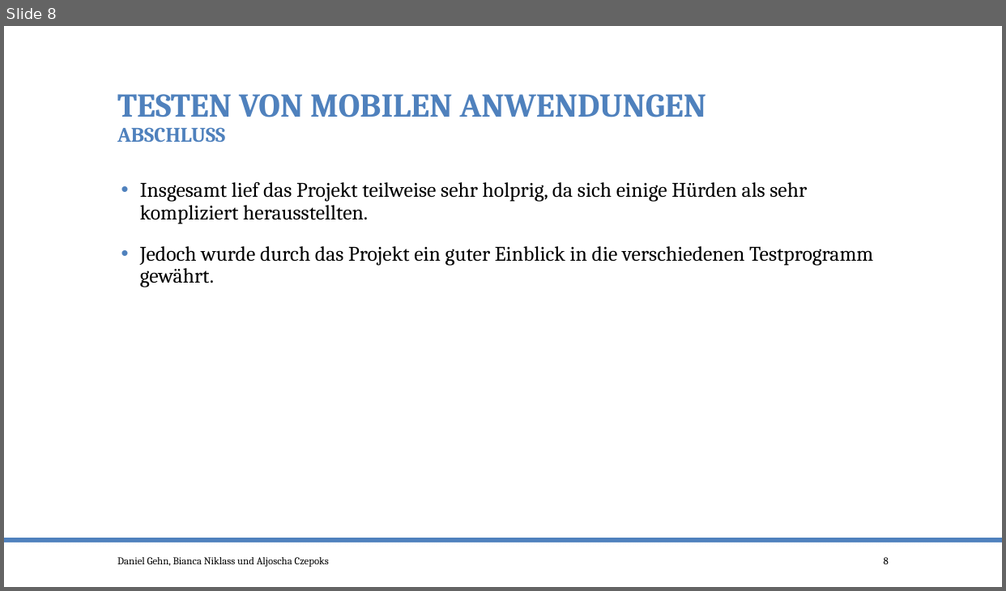
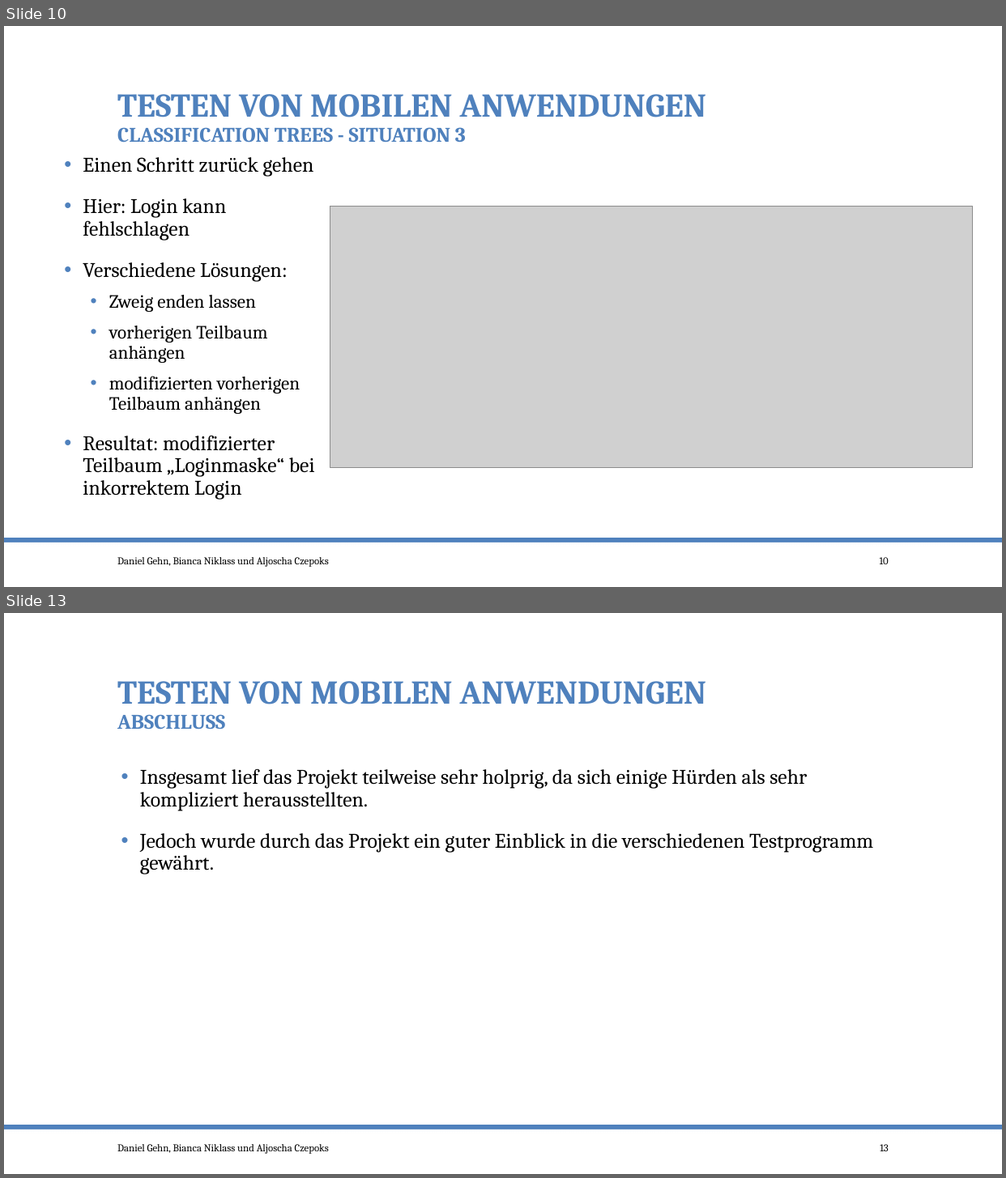
Before and after one commit to po-test-ws-2015/test-cycle, a slide deck: TestenMileStone3.pptx. Shown one above the other, each under a label of ours: slide 8 before the commit, slides 10 and 13 after it; the slides between them are not shown. The pictures are 1006x591 and 1006x1178 pixels, drawn with LibreOffice and Linux fonts; fonts in the diff are those of the drawing; grey boxes stand for pictures. Boxes give left, top, right and bottom in pixels: in the first picture for what was removed or moved away, otherwise in the second. Text is boxed around its words. In the diff, an @@ line names an element or a change of style, - is before the commit and + after.

```diff
--- a/TestenMileStone3.pptx
+++ b/TestenMileStone3.pptx
@@ slide 10 added at bbox=[4, 26, 1002, 587], background #FFFFFF; not listed: 2 template elements that a slide beside it also shows @@
@@ title added at bbox=[117, 94, 706, 143], 20 pt, text #4F81BD, bold @@
+TESTEN VON MOBILEN ANWENDUNGEN
+CLASSIFICATION TREES - SITUATION 3
@@ text added at bbox=[83, 157, 315, 500], 20 pt, text #000000 @@
+• Einen Schritt zurück gehen
+• Hier: Login kann fehlschlagen
+• Verschiedene Lösungen:
+  • Zweig enden lassen
+  • vorherigen Teilbaum anhängen
+  • modifizierten vorherigen Teilbaum anhängen
+• Resultat: modifizierter Teilbaum „Loginmaske“ bei inkorrektem Login
@@ picture added at bbox=[330, 207, 973, 467] @@
@@ text added at bbox=[117, 557, 329, 567], 10 pt, text #000000 @@
+Daniel Gehn, Bianca Niklass und Aljoscha Czepoks
@@ page number added at bbox=[880, 557, 889, 565], 10 pt, text #000000 @@
+10
@@ what was slide 8 is now slide 13 @@
@@ page number at bbox=[880, 1144, 889, 1152]: text changed @@
-8
+13
```
Also in this commit, not shown: 1 slide changed, 4 other slides added.
